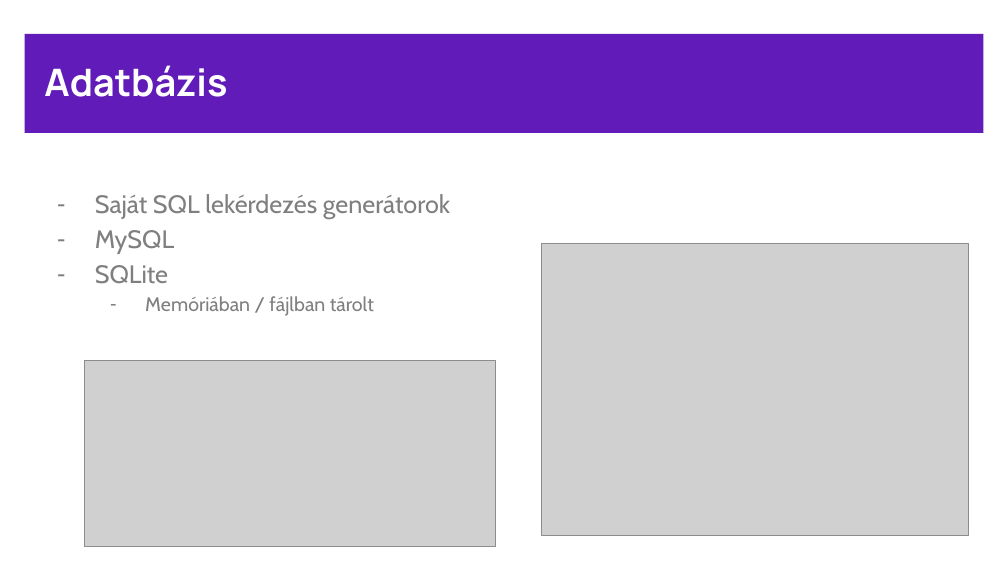
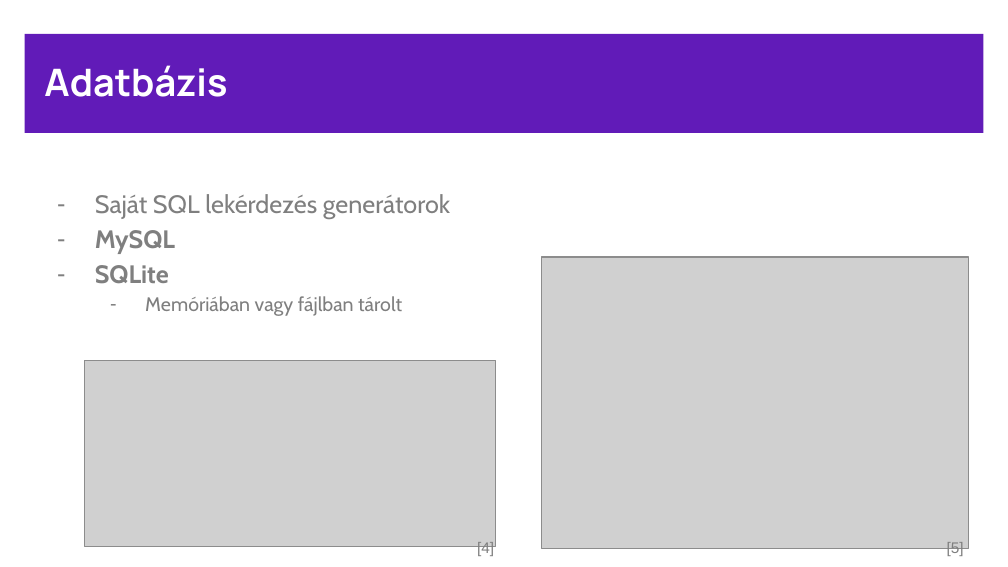
Before and after one commit to BencsikAttila/message-app, a slide deck: slide 7 of docs/Snakker.pptx. Drawn at 1008x567 pixels with LibreOffice and Linux fonts; fonts in the diff are those of the drawing; grey boxes stand for pictures. Boxes give left, top, right and bottom in pixels: in the first picture for what was removed or moved away, otherwise in the second. Text is boxed around its words. In the diff, an @@ line names an element or a change of style, - is before the commit and + after.

Commit message:
ppt

```diff
--- a/docs/Snakker.pptx
+++ b/docs/Snakker.pptx
@@ text at bbox=[95, 230, 175, 284]: bold on in "MySQL", "SQLite" @@
@@ picture: place and size @@
-picture at bbox=[541, 244, 969, 535]
+picture at bbox=[541, 257, 969, 548]
@@ text at bbox=[145, 296, 402, 316]: text changed @@
-  – Memóriában / fájlban tárolt
+  – Memóriában vagy fájlban tárolt
@@ text added at bbox=[477, 542, 494, 557], 11 pt, text #7F7F7F @@
+[4]
@@ text added at bbox=[947, 542, 964, 557], 11 pt, text #7F7F7F @@
+[5]
```
Also in this commit, not shown: 10 other slides changed.
